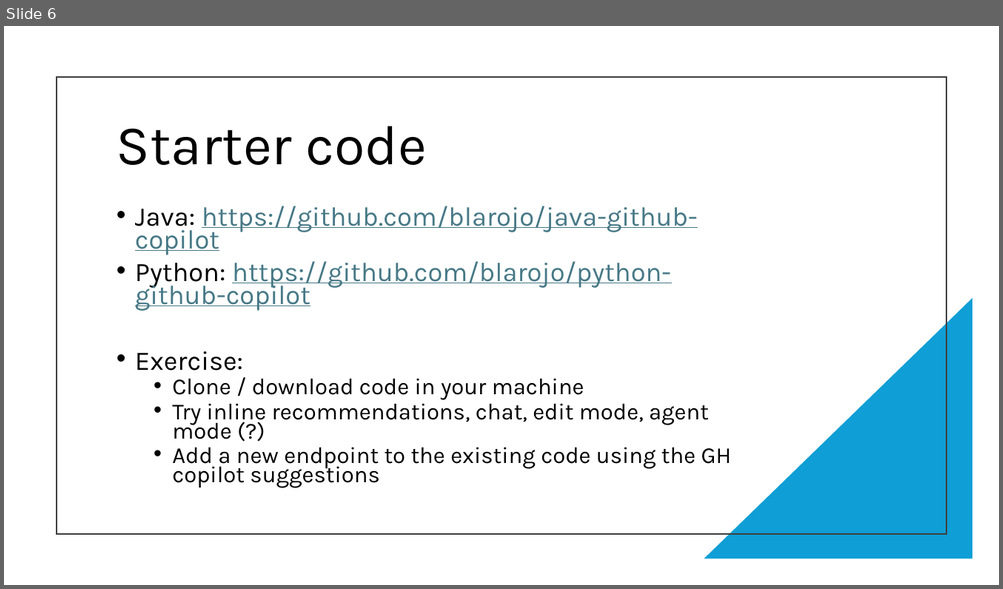
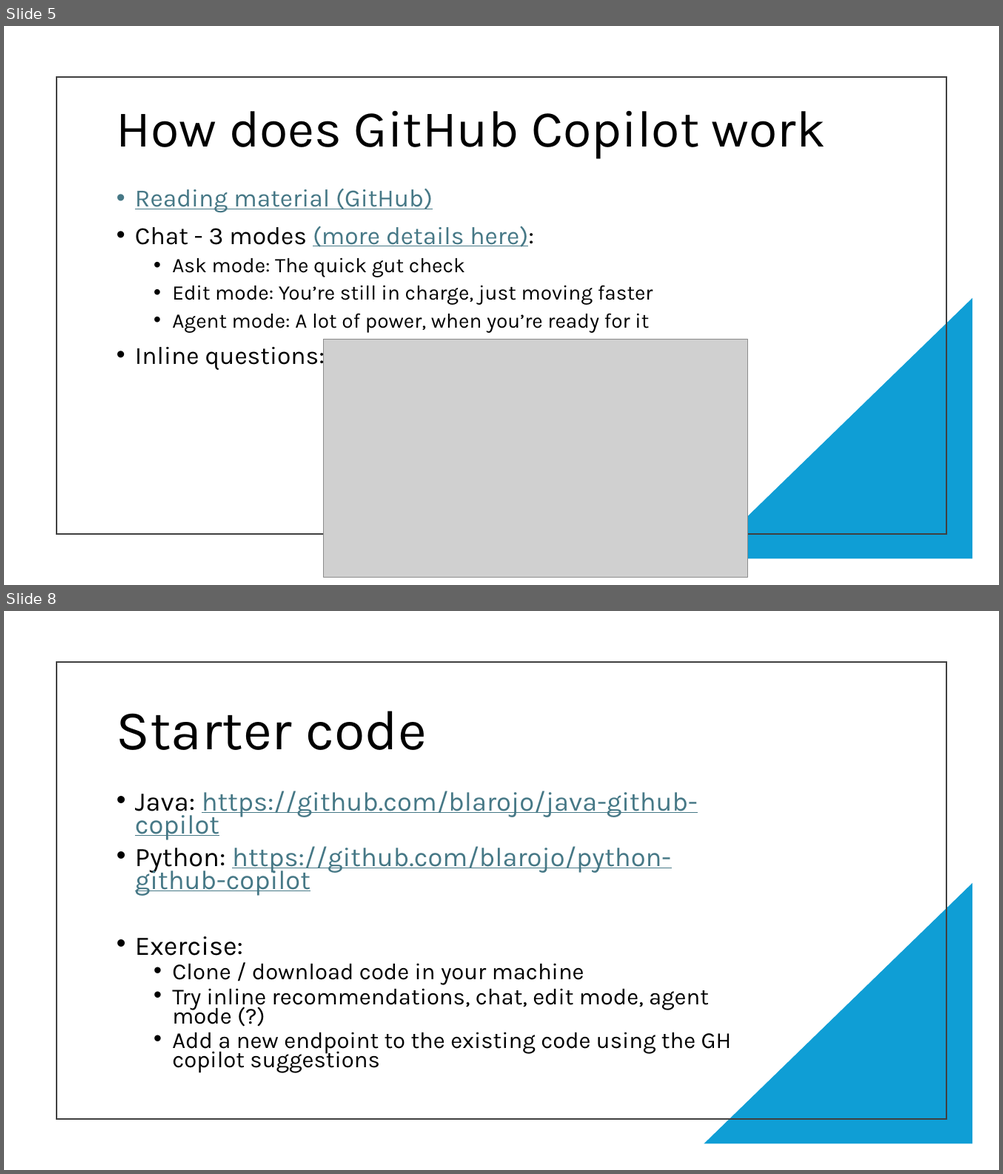
Before and after one commit to blarojo/code-dojo, a slide deck: Code Dojo - GitHub copilot.pptx. Shown one above the other, each under a label of ours: slide 6 before the commit, slides 5 and 8 after it; the slides between them are not shown. The pictures are 1003x589 and 1003x1174 pixels, drawn with LibreOffice and Linux fonts; fonts in the diff are those of the drawing; grey boxes stand for pictures. Boxes give left, top, right and bottom in pixels: in the first picture for what was removed or moved away, otherwise in the second. Text is boxed around its words. In the diff, an @@ line names an element or a change of style, - is before the commit and + after.

Commit message:
Updating slides

```diff
--- a/Code Dojo - GitHub copilot.pptx
+++ b/Code Dojo - GitHub copilot.pptx
@@ slide 5 added at bbox=[4, 26, 999, 585], background #FFFFFF @@
@@ rectangle added at bbox=[57, 77, 946, 534], outline #404040 1.5 pt @@
@@ title added at bbox=[116, 110, 825, 159], 50 pt, text #000000 @@
+How does GitHub Copilot work
@@ text added at bbox=[135, 189, 653, 371], 20 pt, text #000000 @@
+• Reading material (GitHub)
+• Chat - 3 modes (more details here):
+  • Ask mode: The quick gut check
+  • Edit mode: You’re still in charge, just moving faster
+  • Agent mode: A lot of power, when you’re ready for it
+• Inline questions:
@@ right triangle added at bbox=[704, 298, 973, 560], fill #0F9ED5 @@
@@ picture added at bbox=[324, 339, 747, 577] @@
@@ what was slide 6 is now slide 8 @@
```
Also in this commit, not shown: 1 slide changed, 2 other slides added, 1 slide removed.
